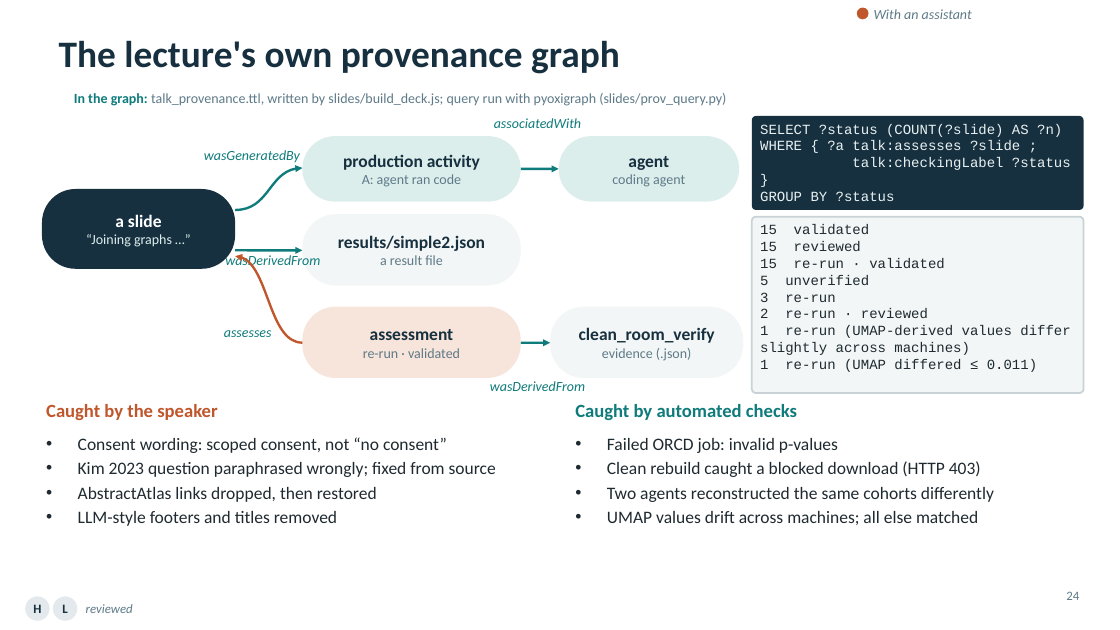
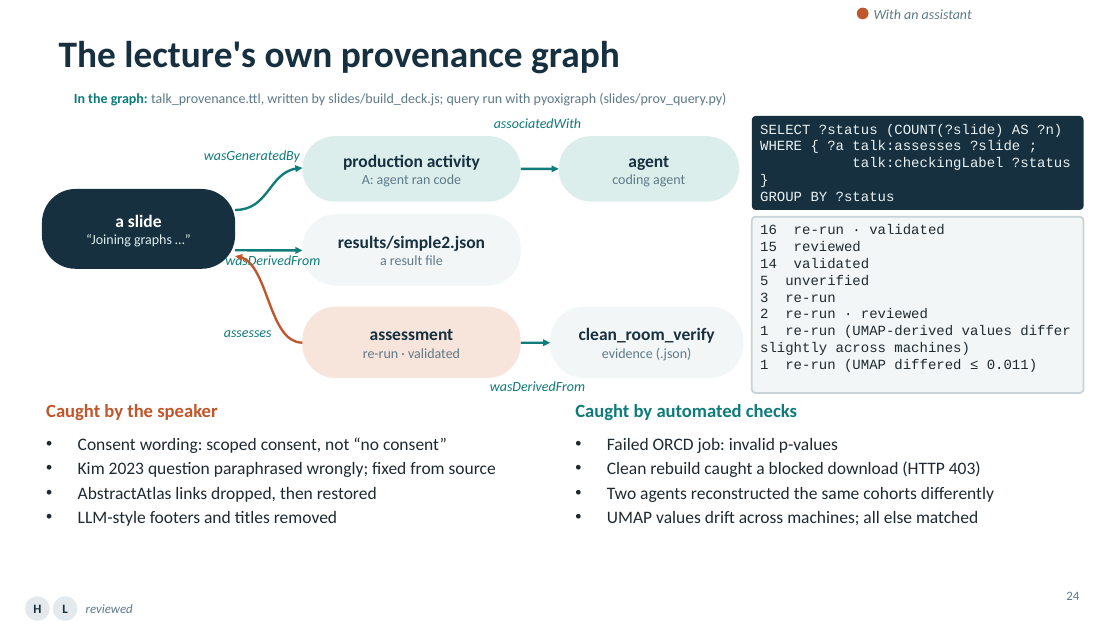
Before and after one commit to ReproNim/llm-workshop-kg, a slide deck: slide 24 of slides/Knowledge_Graphs_Skills_Neuroimaging_v4.pptx. Drawn at 1120x630 pixels with LibreOffice and Linux fonts; fonts in the diff are those of the drawing; background and template pictures are left out. Boxes give left, top, right and bottom in pixels: in the first picture for what was removed or moved away, otherwise in the second. Text is boxed around its words. In the diff, an @@ line names an element or a change of style, - is before the commit and + after.

Commit message:
[DATALAD RUNCMD] Build the deck (pptx) and its slide provenance (talk_provenance.ttl), two passes
=== Do not change lines below ===
{
 "chain": [],
 "cmd": "cd slides && node build_deck.js && uv run prov_query.py && node build_deck.js",
 "dsid": "ac6d69f8-1e00-4161-9f88-c8cc5a4964ec",
 "exit": 0,
 "extra_inputs": [],
 "inputs": [
  "slides/build_deck.js",
  "slides/values.js",
  "slides/values_map.json",
  "slides/apply_theme.js",
  "slides/old_deck_v3.md",
  "slides/figs_slide/*.png",
  "slides/demo/*.md",
  "slides/prov_query.py"
 ],
 "outputs": [
  "slides/Knowledge_Graphs_Skills_Neuroimaging_v4.pptx",
  "slides/talk_provenance.ttl",
  "slides/provenance_query.json"
 ],
 "pwd": "."
}
^^^ Do not change lines above ^^^

```diff
--- a/slides/Knowledge_Graphs_Skills_Neuroimaging_v4.pptx
+++ b/slides/Knowledge_Graphs_Skills_Neuroimaging_v4.pptx
@@ text at (760,224,945,234): text changed @@
-15 validated
+16 re-run · validated
@@ text at (760,258,870,268): text changed @@
-15 re-run · validated
+14 validated
```
Also in this commit, not shown: 3 other slides changed, 2 other files.
